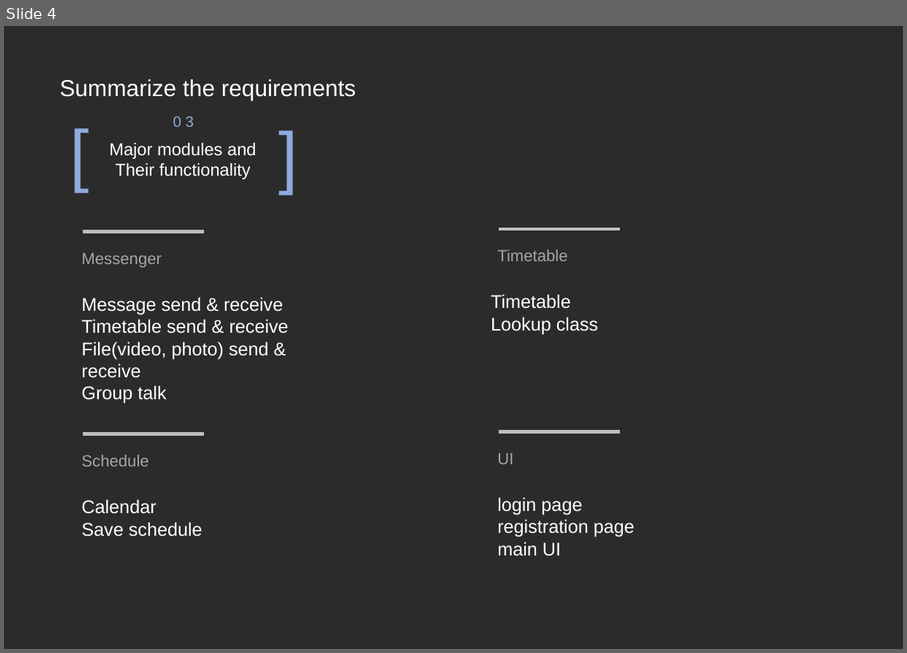
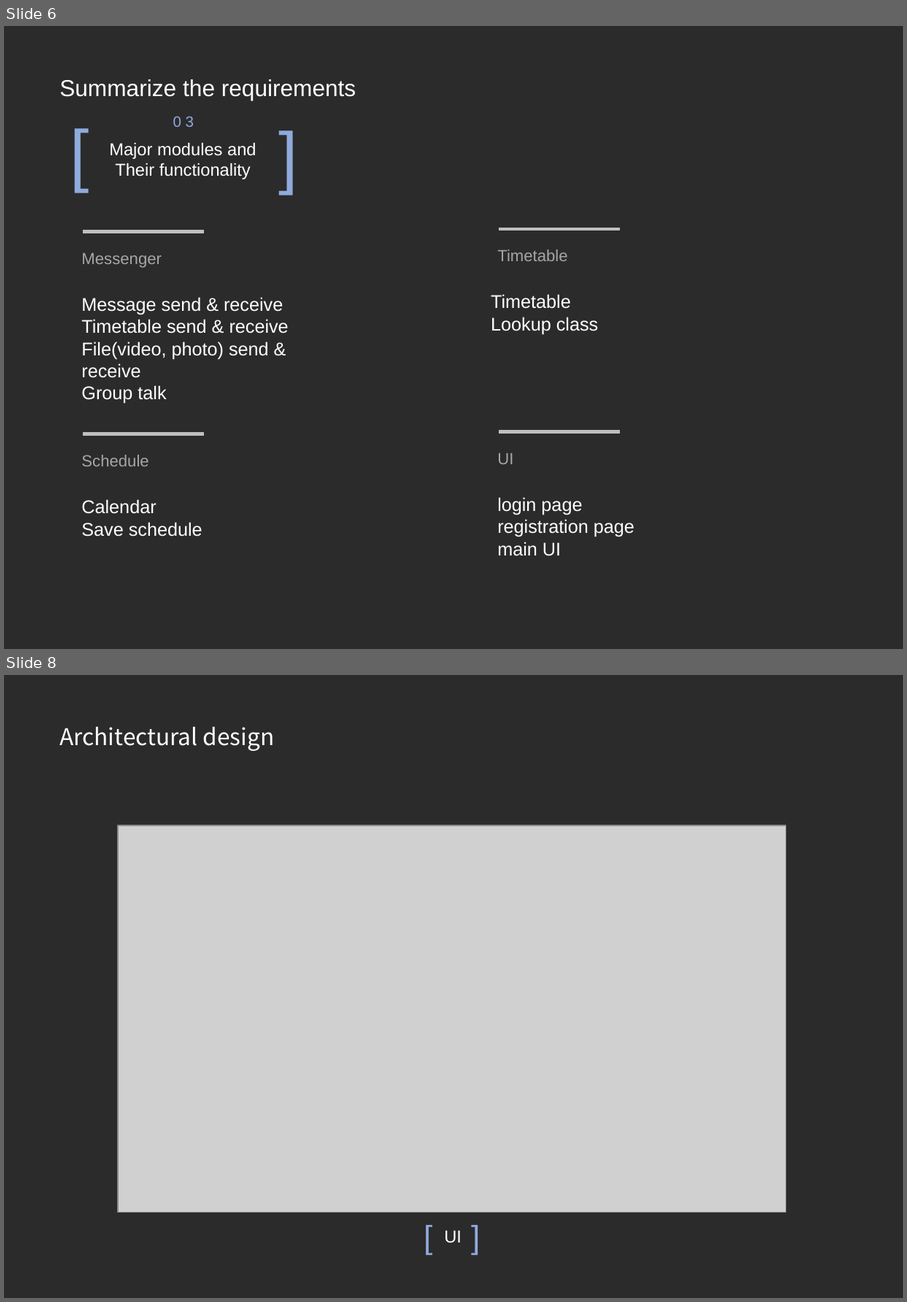
Before and after one commit to whd0714/CCC, a slide deck: Documents/소공ppt.pptx. Shown one above the other, each under a label of ours: slide 4 before the commit, slides 6 and 8 after it; the slides between them are not shown. The pictures are 907x653 and 907x1302 pixels, drawn with LibreOffice and Linux fonts; fonts in the diff are those of the drawing; grey boxes stand for pictures; background and template pictures are left out; a plain dark background stands for a picture behind light text. Boxes give left, top, right and bottom in pixels: in the first picture for what was removed or moved away, otherwise in the second. Text is boxed around its words. In the diff, an @@ line names an element or a change of style, - is before the commit and + after.

```diff
--- a/Documents/소공ppt.pptx
+++ b/Documents/소공ppt.pptx
@@ slide 8 added at (4, 675, 903, 1298), background picture (left out) @@
@@ text added at (59, 727, 275, 751), 20 pt, text #FFFFFF @@
+Architectural design
@@ picture added at (118, 825, 787, 1212) @@
@@ text added at (416, 1212, 453, 1260), 28 pt, text #8FAADC @@
+[
@@ text added at (463, 1212, 500, 1260), 28 pt, text #8FAADC @@
+]
@@ text added at (444, 1230, 462, 1243), 15 pt, text #FFFFFF @@
+UI
@@ what was slide 4 is now slide 6 @@
```
Also in this commit, not shown: 2 slides changed, 5 other slides added, 1 slide removed, 1 other file.
